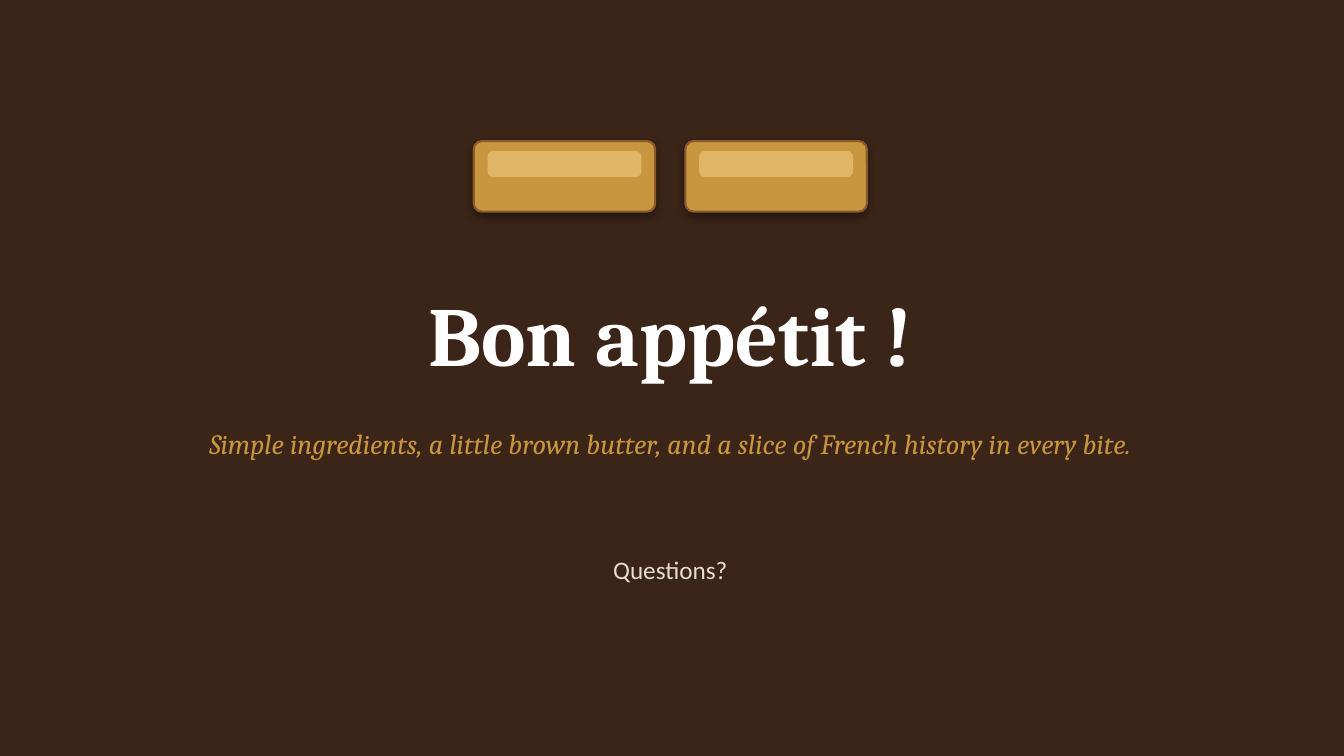
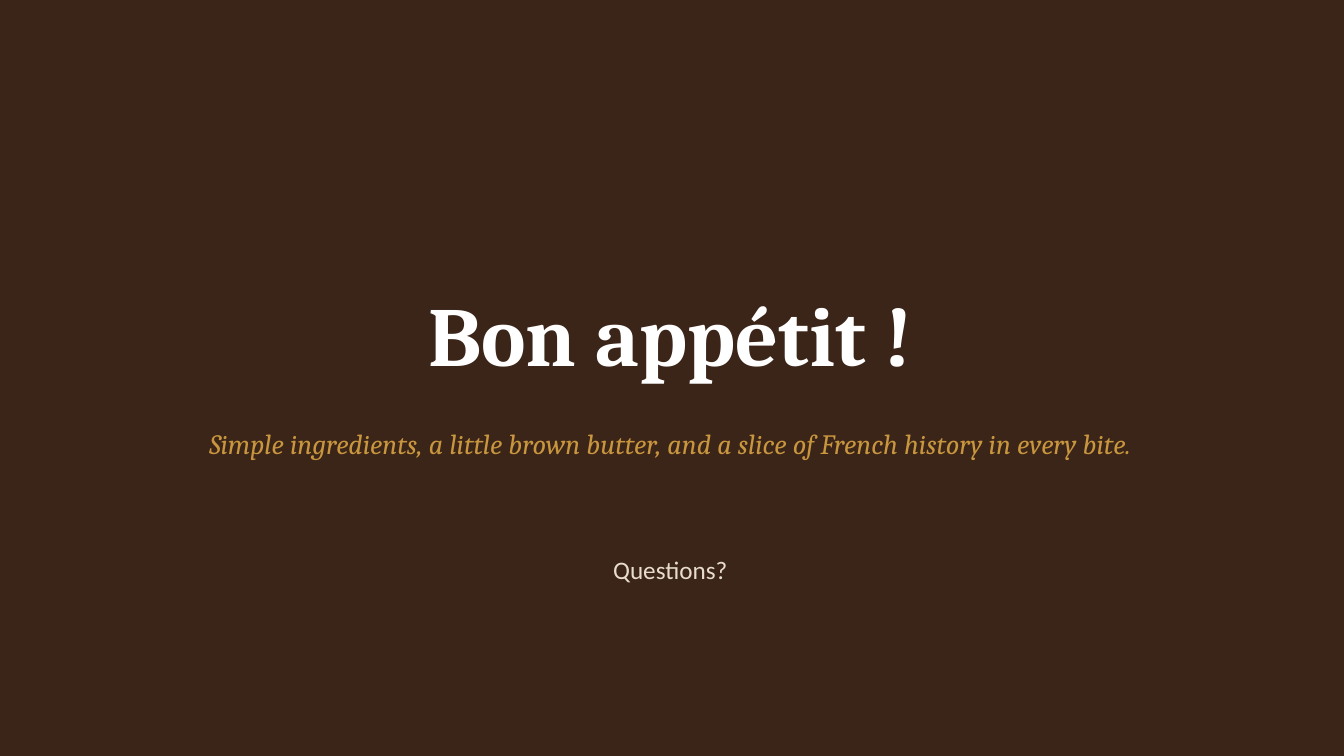
Before and after one commit to zman300z/BOYNT-WORK, a slide deck: slide 11 of presentations/Petits_Financiers.pptx (slide 10 before the commit). Drawn at 1344x756 pixels with LibreOffice and Linux fonts; fonts in the diff are those of the drawing; background and template pictures are left out. Boxes give left, top, right and bottom in pixels: in the first picture for what was removed or moved away, otherwise in the second. Text is boxed around its words. In the diff, an @@ line names an element or a change of style, - is before the commit and + after.

```diff
--- a/presentations/Petits_Financiers.pptx
+++ b/presentations/Petits_Financiers.pptx
@@ rectangle added at box(0, 0, 1344, 756), fill #3B2418 at 75% opacity @@
@@ rounded rectangle removed at box(474, 141, 655, 212) @@
@@ rounded rectangle removed at box(686, 141, 867, 212) @@
@@ rounded rectangle removed at box(488, 151, 640, 175) @@
@@ rounded rectangle removed at box(700, 151, 852, 175) @@
```
Also in this commit, not shown: 4 other slides changed, 1 slide added, 1 other file.
